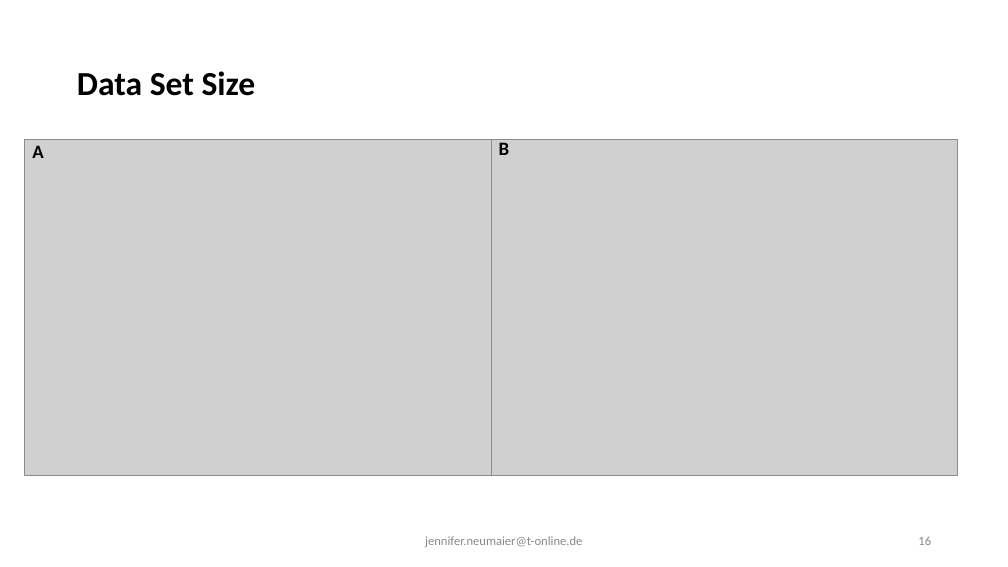
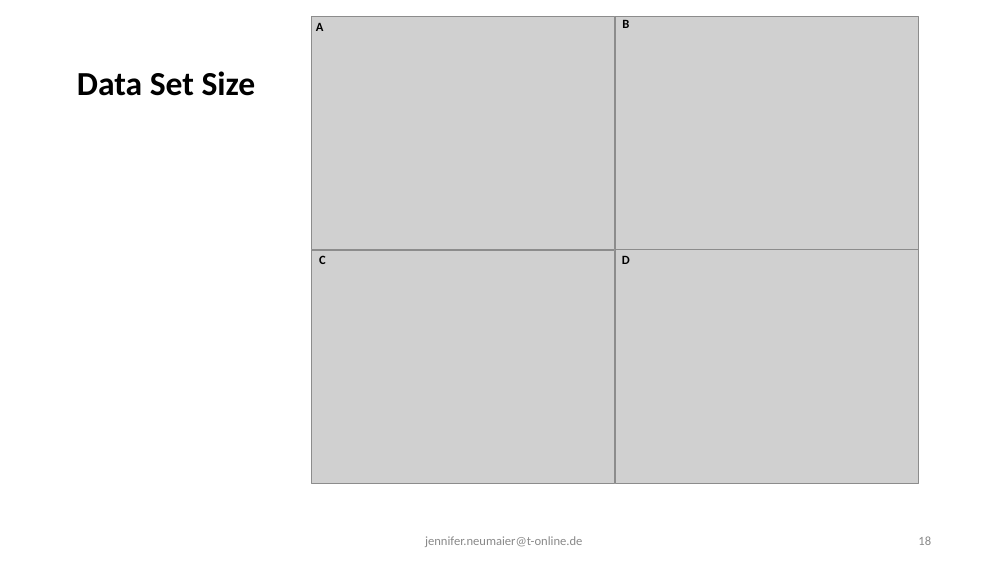
Before and after one commit to JenniferNeumaier/ml_coda, a slide deck: slide 18 of doc/Results for Master Thesis.odp (slide 16 before the commit). Drawn at 1008x567 pixels with LibreOffice and Linux fonts; fonts in the diff are those of the drawing; grey boxes stand for pictures. Boxes give left, top, right and bottom in pixels: in the first picture for what was removed or moved away, otherwise in the second. Text is boxed around its words. In the diff, an @@ line names an element or a change of style, - is before the commit and + after.

Commit message:
added v6 and re-structured final data files

```diff
--- a/doc/Results for Master Thesis.odp
+++ b/doc/Results for Master Thesis.odp
@@ text "A": place and size @@
-text "A" at [32,145,43,158]
+text "A" at [316,23,324,31]
@@ text "A" at [316,23,324,31]: size 18 to 12 pt @@
@@ text "B" at [622,20,629,28]: size 18 to 12 pt @@
@@ text "B": place and size @@
-text "B" at [499,142,510,155]
+text "B" at [622,20,629,28]
@@ picture: place and size @@
-picture at [25,140,492,476]
+picture at [312,251,615,484]
@@ picture: place and size @@
-picture at [492,140,958,476]
+picture at [616,249,920,483]
@@ group added at [312,17,918,264]: 2 pictures, 2 texts @@
+C
+D
```
Also in this commit, not shown: 7 other slides changed, 3 slides added, 1 slide removed, 16 other files.
